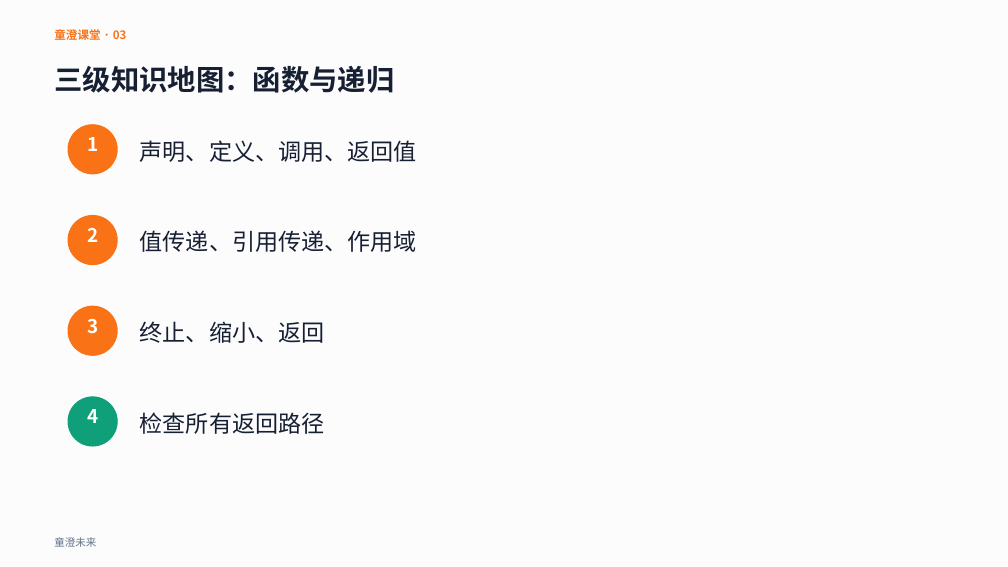
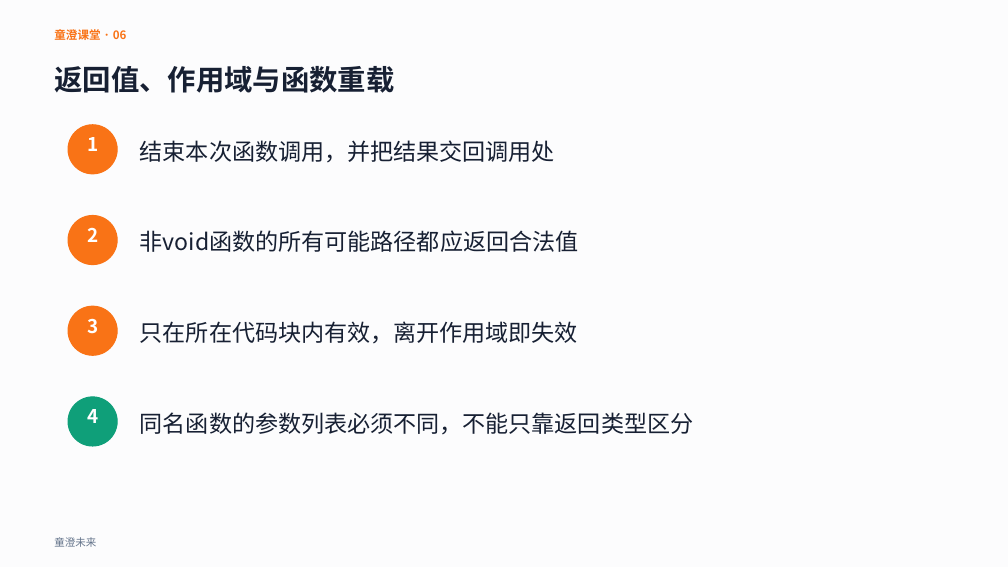
Before and after one commit to aotian/PilotDeck, a slide deck: slide 6 of workspaces/cie-cpp-level3/lesson-13/courseware.pptx (slide 3 before the commit). Drawn at 1008x567 pixels with LibreOffice and Linux fonts; fonts in the diff are those of the drawing. Boxes give left, top, right and bottom in pixels: in the first picture for what was removed or moved away, otherwise in the second. Text is boxed around its words. In the diff, an @@ line names an element or a change of style, - is before the commit and + after.

```diff
--- a/workspaces/cie-cpp-level3/lesson-13/courseware.pptx
+++ b/workspaces/cie-cpp-level3/lesson-13/courseware.pptx
@@ text at <box>54,27,127,43</box>: text changed @@
-童澄课堂 · 03
+童澄课堂 · 06
@@ text at <box>54,66,394,93</box>: text changed @@
-三级知识地图：函数与递归
+返回值、作用域与函数重载
@@ text at <box>140,140,555,163</box>: text changed @@
-声明、定义、调用、返回值
+结束本次函数调用，并把结果交回调用处
@@ text at <box>140,230,579,252</box>: text changed @@
-值传递、引用传递、作用域
+非void函数的所有可能路径都应返回合法值
@@ text at <box>140,321,578,344</box>: text changed @@
-终止、缩小、返回
+只在所在代码块内有效，离开作用域即失效
@@ text at <box>140,412,693,435</box>: text changed @@
-检查所有返回路径
+同名函数的参数列表必须不同，不能只靠返回类型区分
```
Also in this commit, not shown: 11 other slides changed, 18 slides added, 13 slides removed, 26 other files.
